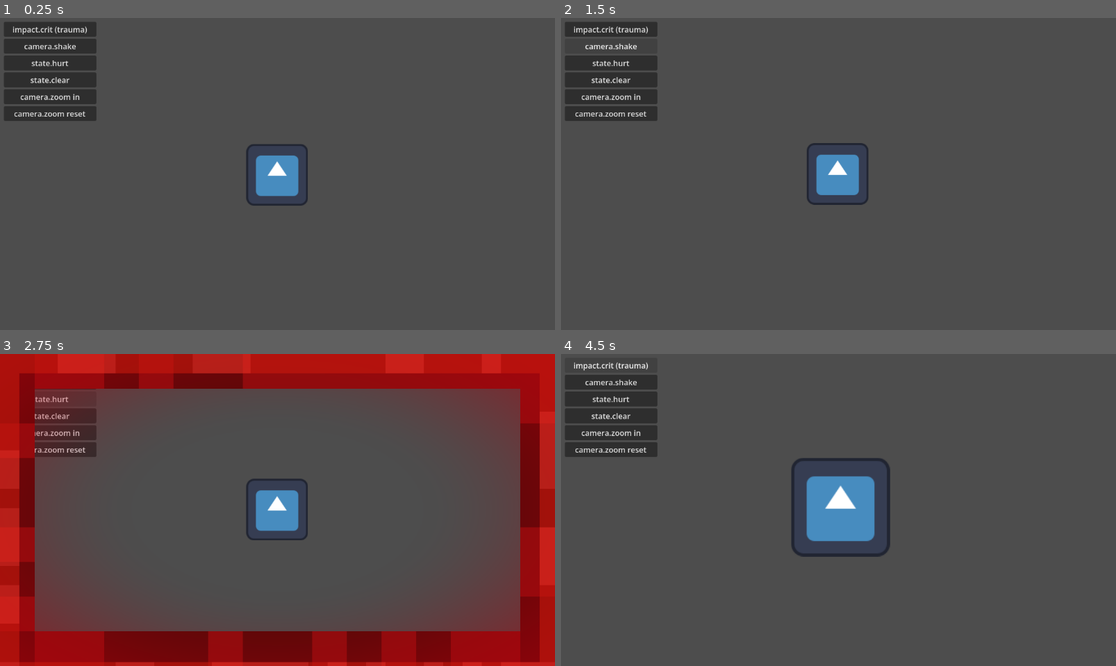
Above: before the commit, frames 1-4 (two rows, left to right).
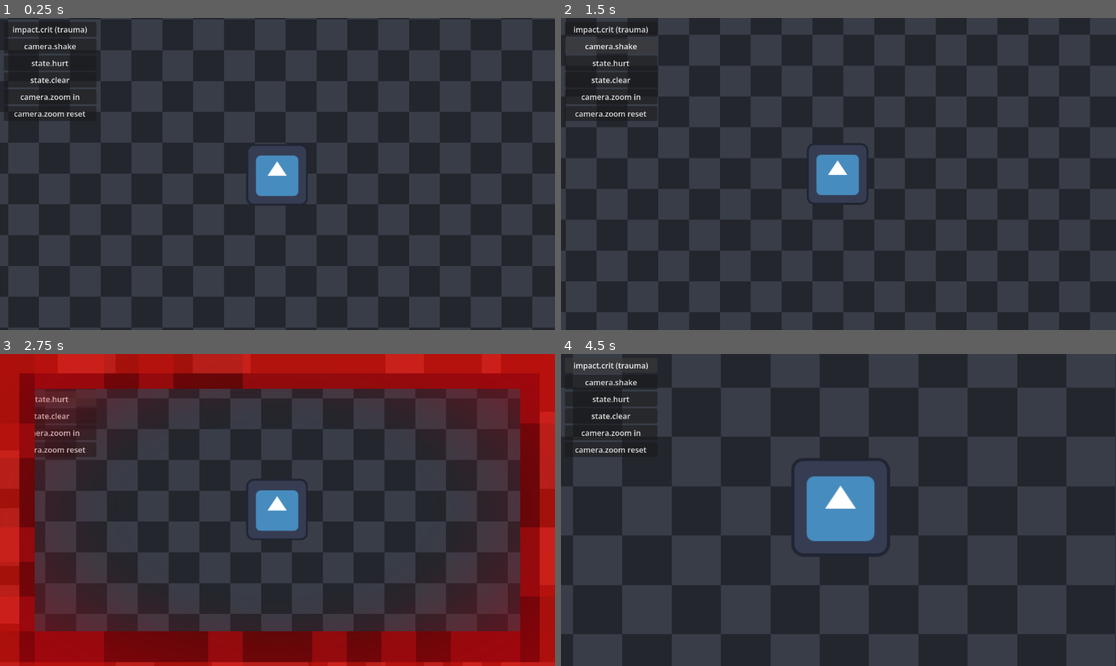
Above: after the commit, the same moments.

Repository: brisketty/asap2d.brk
Game: Godot game, scene res://scenes/demo_camera.tscn
Same seed, same stepped clock (60 frames per second), same inputs: the game is played once before the commit and once after it. This scene is started directly instead of the project's main scene. The engine's default icon, where the game draws it, is replaced by a stand-in: a white triangle on a blue panel in a dark square.
Inputs:
- Up to frame 1 (0.25 s): no input
- Up to frame 2 (1.5 s): click "impact.crit (trauma)" at 0.5 s; click "camera.shake" at 1.25 s
- Up to frame 3 (2.75 s): click "state.hurt" at 2 s
- Up to frame 4 (4.5 s): click "state.clear" at 2.75 s; click "camera.zoom in" at 3.5 s; click "impact.crit (trauma)" at 4.25 s

The runs differ from the first frame. In frame 1, 48% of the frame differs, in the area x 0-100%, y 0-100%; in frame 2, 48%; in frame 3, 32%; in frame 4, 46%.

Commit message:
demo_camera: add a checker backdrop behind the wandering player
Gives the camera's follow, shake and zoom behavior a fixed world-space reference frame to be visible against, instead of a blank background.

Diff:
--- a/scenes/demo_camera.gd
+++ b/scenes/demo_camera.gd
@@ -10,6 +10,12 @@
 
 const TILE_UNDER_SIZE := Vector2i(72, 72)
 const TILE_OVER_SIZE := Vector2i(40, 40)
+
+const CHECKER_CELL_SIZE := Vector2i(64, 64)
+const CHECKER_COLOR_A := Color(0.22, 0.24, 0.28)
+const CHECKER_COLOR_B := Color(0.14, 0.15, 0.18)
+const CHECKER_BACKGROUND_SIZE := Vector2(2000.0, 2000.0)
+const CHECKER_Z_INDEX := -10
 
 const TONE_STATE_HURT_ENTER := &"sfx.state.hurt.enter"
 const TONE_STATE_HURT_LOOP := &"sfx.state.hurt.loop"
@@ -38,6 +44,7 @@
 
 
 func _ready() -> void:
+	inject_demo_background()
 	inject_demo_screen_tiles()
 	inject_demo_sounds()
 	ThemeManager.profile_available = profile_available
@@ -51,6 +58,33 @@
 	node_clear_button.pressed.connect(handle_node_clear_button_pressed)
 	node_zoom_in_button.pressed.connect(handle_node_zoom_in_button_pressed)
 	node_zoom_out_button.pressed.connect(handle_node_zoom_out_button_pressed)
+
+
+## The framework ships no ground art either, so paint a code-built checker
+## backdrop behind the player - a fixed world-space reference frame that makes
+## the camera's follow, shake and zoom behavior visible as the player wanders.
+func inject_demo_background() -> void:
+	var background := Sprite2D.new()
+	background.name = "Background"
+	background.texture = build_checker_texture(CHECKER_COLOR_A, CHECKER_COLOR_B, CHECKER_CELL_SIZE)
+	background.texture_filter = CanvasItem.TEXTURE_FILTER_NEAREST
+	background.texture_repeat = CanvasItem.TEXTURE_REPEAT_ENABLED
+	background.region_enabled = true
+	background.region_rect = Rect2(Vector2.ZERO, CHECKER_BACKGROUND_SIZE)
+	background.centered = true
+	background.position = node_player.position
+	background.z_index = CHECKER_Z_INDEX
+	add_child(background)
+	move_child(background, 0)
+
+
+func build_checker_texture(p_color_a: Color, p_color_b: Color, p_cell_size: Vector2i) -> ImageTexture:
+	var image := Image.create(p_cell_size.x * 2, p_cell_size.y * 2, false, Image.FORMAT_RGB8)
+	image.fill_rect(Rect2i(Vector2i.ZERO, p_cell_size), p_color_a)
+	image.fill_rect(Rect2i(Vector2i(p_cell_size.x, 0), p_cell_size), p_color_b)
+	image.fill_rect(Rect2i(Vector2i(0, p_cell_size.y), p_cell_size), p_color_b)
+	image.fill_rect(Rect2i(p_cell_size, p_cell_size), p_color_a)
+	return ImageTexture.create_from_image(image)
 
 
 ## The framework ships no border art, so give the Hurt state a code-built
